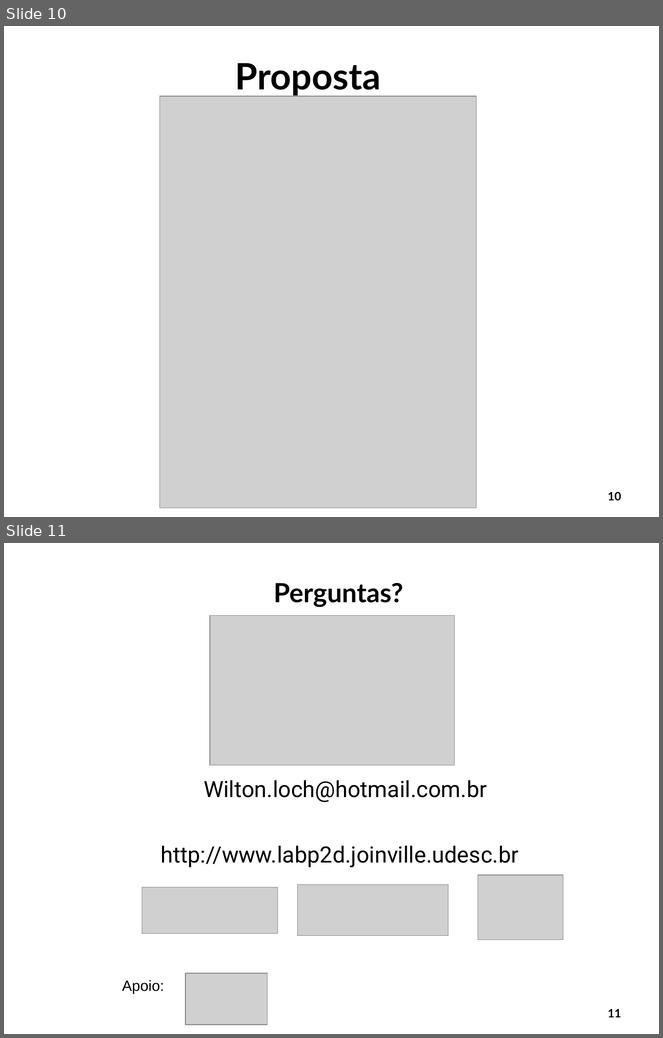
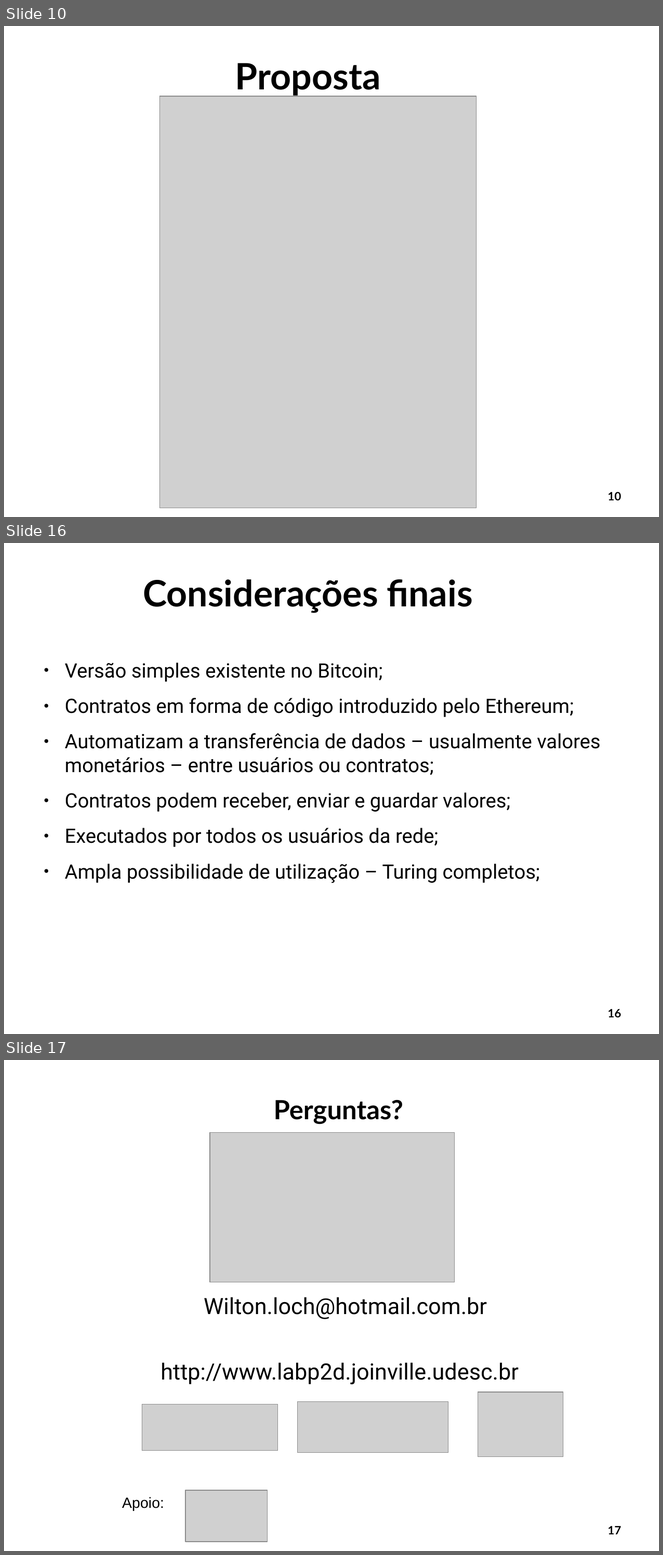
Before and after one commit to WiltonLoch/TCC, a slide deck: apresentacao_TCC_wilton.odp. Shown one above the other, each under a label of ours: slides 10 and 11 before the commit, slides 10, 16 and 17 after it; the slides between them are not shown. The pictures are 663x1038 and 663x1555 pixels, drawn with LibreOffice and Linux fonts; fonts in the diff are those of the drawing; grey boxes stand for pictures; background and template pictures are left out. Boxes give left, top, right and bottom in pixels: in the first picture for what was removed or moved away, otherwise in the second. Text is boxed around its words. In the diff, an @@ line names an element or a change of style, - is before the commit and + after.

```diff
--- a/apresentacao_TCC_wilton.odp
+++ b/apresentacao_TCC_wilton.odp
@@ slide 16 added at bbox=[4, 543, 659, 1034], background #FFFFFF @@
@@ title added at bbox=[143, 579, 473, 613], 44 pt, text #000000, bold @@
+Considerações finais
@@ text added at bbox=[65, 663, 600, 884], 24 pt, text #000000 @@
+● Versão simples existente no Bitcoin;
+● Contratos em forma de código introduzido pelo Ethereum;
+● Automatizam a transferência de dados – usualmente valores monetários – entre usuários ou contratos;
+● Contratos podem receber, enviar e guardar valores;
+● Executados por todos os usuários da rede;
+● Ampla possibilidade de utilização – Turing completos;
@@ page number added at bbox=[608, 1009, 621, 1018], 14 pt, text #000000, bold @@
+16
@@ what was slide 11 is now slide 17 @@
@@ page number at bbox=[608, 1526, 621, 1535]: text changed @@
-11
+17
```
Also in this commit, not shown: 1 slide changed, 5 other slides added, 1 other file.
